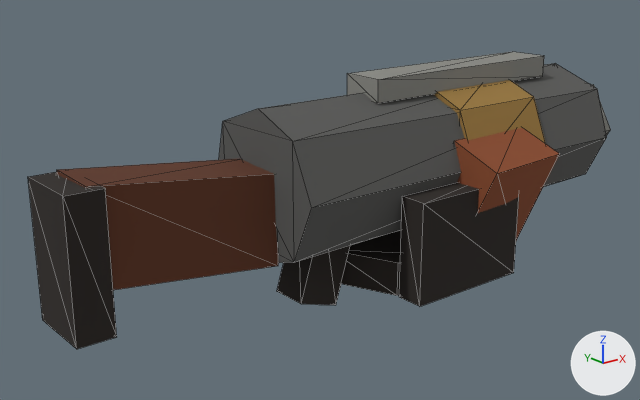
The glTF model game/public/models/wrec_mg_b.glb: old version first, new version second.
The view is the same before and after, from a 50 mm camera at (-0.55, -0.567, 0.305) aimed at (-0.082, 0.018, 0.072). The lights are fixed; the arrows at lower right show +X, +Y and +Z. The older version comes first. Mesh edges are drawn as thin lines. Vertices at exactly the same position are counted once.

Objects in the first picture: 'wrec_mg_b'.
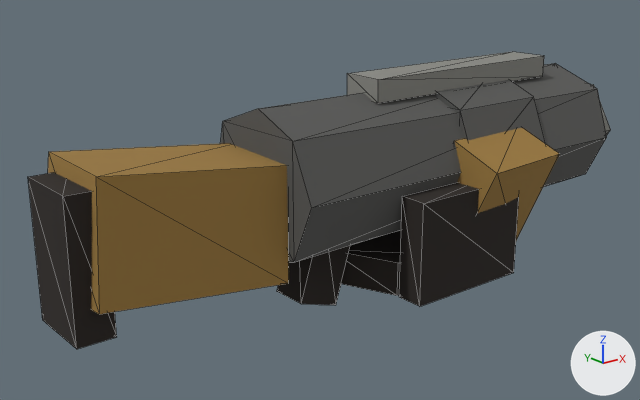
The change in detail:
me_cylinder has 116 vertices, 188 faces and spans x -0.335..0.25, y -0.105..0.088, z -0.014..0.18.
me_cylinder is used by ob_wrec_mg_b; location (0.0, 0.0, 0.0).
Part 1, on me_cylinder:
Vertex 100 of me_cylinder moves from (-0.32, -0.027, 0.062) to (-0.322, -0.042, 0.052) at pixel (99, 314).
Vertex 101 of me_cylinder moves from (-0.315, -0.021, 0.136) at pixel (85, 186) to (-0.314, -0.036, 0.146) at pixel (96, 176).
Vertex 102 of me_cylinder moves from (-0.325, 0.029, 0.056) to (-0.326, 0.044, 0.046).
Vertex 103 of me_cylinder moves from (-0.316, 0.023, 0.138) at pixel (56, 169) to (-0.315, 0.038, 0.148) at pixel (48, 151).
Vertex 104 of me_cylinder moves from (-0.161, -0.027, 0.043) at pixel (278, 265) to (-0.162, -0.042, 0.033) at pixel (288, 283).
Vertex 105 of me_cylinder moves from (-0.158, -0.022, 0.118) to (-0.157, -0.037, 0.127).
Vertex 106 of me_cylinder moves from (-0.169, 0.029, 0.037) to (-0.17, 0.044, 0.027).
Vertex 107 of me_cylinder moves from (-0.155, 0.023, 0.121) to (-0.153, 0.038, 0.131).
me_cylinder part 2: all 28 faces that had it switch from mat_paint (brown #9c7a3e) to mat_metal (dark grey #5a5a58).
me_cylinder part 3: all 12 faces that had it switch from mat_rust_side (brown #5e3420) to mat_paint (brown #9c7a3e).
me_cylinder part 4: all 12 faces that had it switch from mat_rust (brown #8a4a2a) to mat_paint (brown #9c7a3e).

Pixel boxes [x1, y1, x2, y2] of what changed, in the pictures (640 x 400 px; the box of a moved part takes in the faces that stretch with it):
'wrec_mg_b', reshaped, recoloured: [28, 52, 611, 349] in both
part 1 of me_cylinder, moved or reshaped: before [57, 159, 278, 290]; after [48, 143, 289, 314]
part 2 of me_cylinder, recoloured (brown to dark grey): [434, 80, 545, 143] in both
part 3 of me_cylinder, recoloured: before [57, 159, 278, 290]; after [48, 143, 289, 314]
part 4 of me_cylinder, recoloured: [454, 128, 560, 240] in both
